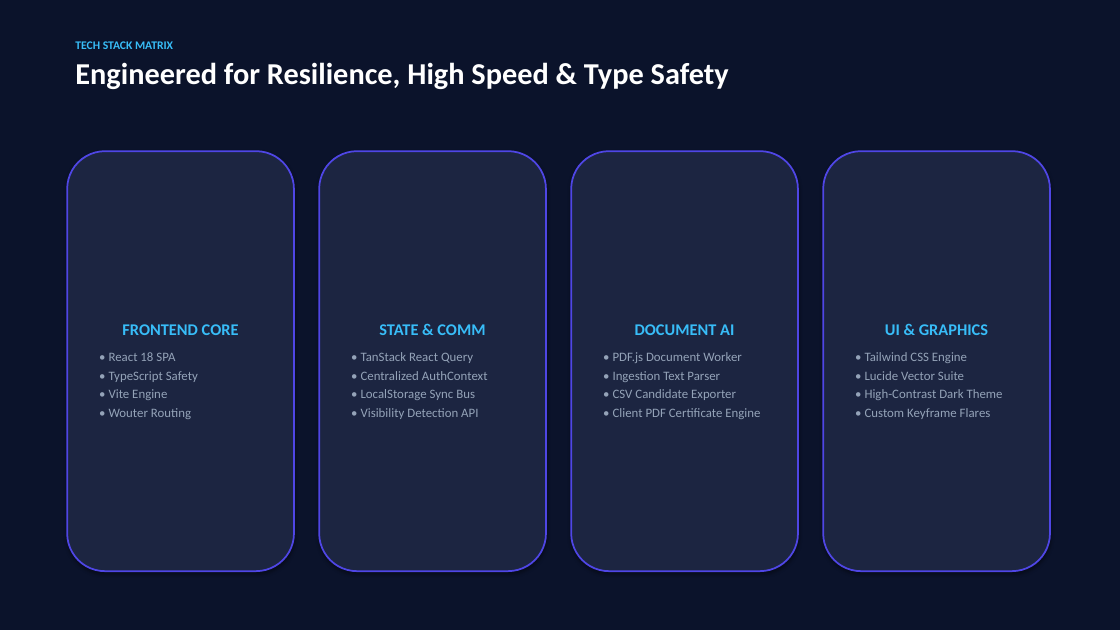
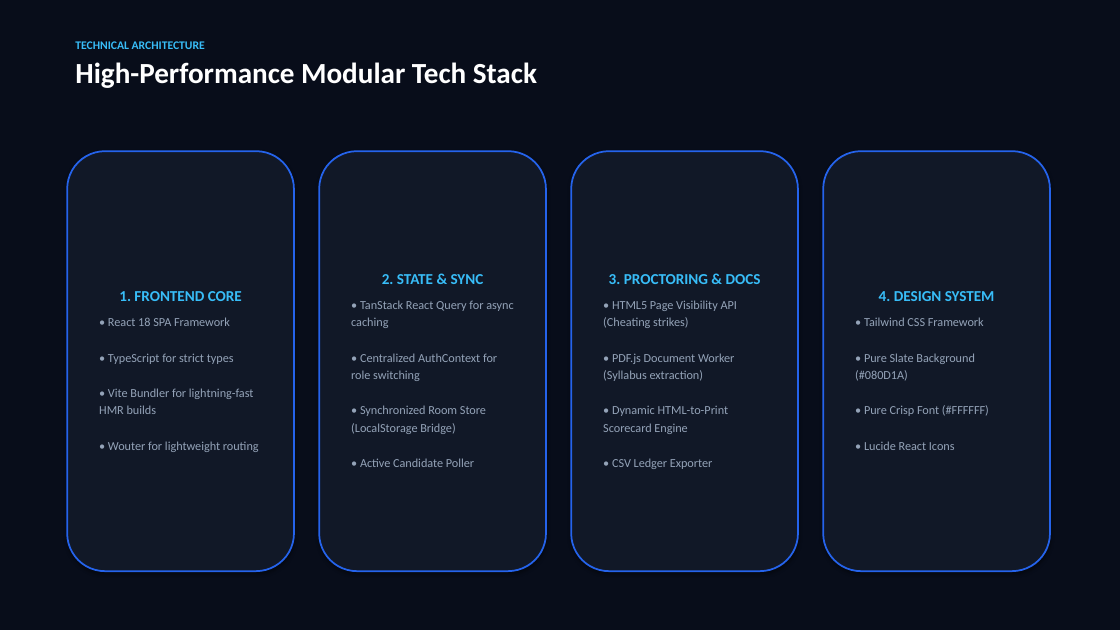
Before and after one commit to aman-vrma/The-Big-Classes, a slide deck: slide 3 of The_Big_Classes_Presentation.pptx. Drawn at 1120x630 pixels with LibreOffice and Linux fonts; fonts in the diff are those of the drawing. Boxes give left, top, right and bottom in pixels: in the first picture for what was removed or moved away, otherwise in the second. Text is boxed around its words. In the diff, an @@ line names an element or a change of style, - is before the commit and + after.

Commit message:
feat: migrate from localStorage to Firestore database

```diff
--- a/The_Big_Classes_Presentation.pptx
+++ b/The_Big_Classes_Presentation.pptx
@@ rectangle at box(0, 0, 1120, 630): fill #0B132B to #080D1A @@
@@ text at box(75, 41, 537, 88): text changed; size 26 to 25 pt @@
-TECH STACK MATRIX
-Engineered for Resilience, High Speed & Type Safety
+TECHNICAL ARCHITECTURE
+High-Performance Modular Tech Stack
@@ fill #1C2541 to #111827; outline #4F46E5 1.5 pt to #2563EB 1.5 pt in 4 elements at box(67, 151, 294, 571), box(319, 151, 546, 571), box(571, 151, 798, 571), box(823, 151, 1050, 571) @@
@@ text in rounded rectangle at box(99, 291, 259, 452): text changed; size 11 to 10.5 pt @@
-FRONTEND CORE
-• React 18 SPA
-• TypeScript Safety
-• Vite Engine
-• Wouter Routing
+1. FRONTEND CORE
+• React 18 SPA Framework
+• TypeScript for strict types
+• Vite Bundler for lightning-fast HMR builds
+• Wouter for lightweight routing
@@ text in rounded rectangle at box(351, 274, 513, 467): text changed; size 11 to 10.5 pt @@
-STATE & COMM
-• TanStack React Query
-• Centralized AuthContext
-• LocalStorage Sync Bus
-• Visibility Detection API
+2. STATE & SYNC
+• TanStack React Query for async caching
+• Centralized AuthContext for role switching
+• Synchronized Room Store (LocalStorage Bridge)
+• Active Candidate Poller
@@ text in rounded rectangle at box(603, 274, 761, 469): text changed; size 11 to 10.5 pt @@
-DOCUMENT AI
-• PDF.js Document Worker
-• Ingestion Text Parser
-• CSV Candidate Exporter
-• Client PDF Certificate Engine
+3. PROCTORING & DOCS
+• HTML5 Page Visibility API (Cheating strikes)
+• PDF.js Document Worker (Syllabus extraction)
+• Dynamic HTML-to-Print Scorecard Engine
+• CSV Ledger Exporter
@@ text in rounded rectangle at box(855, 291, 995, 450): text changed; size 11 to 10.5 pt @@
-UI & GRAPHICS
-• Tailwind CSS Engine
-• Lucide Vector Suite
-• High-Contrast Dark Theme
-• Custom Keyframe Flares
+4. DESIGN SYSTEM
+• Tailwind CSS Framework
+• Pure Slate Background (#080D1A)
+• Pure Crisp Font (#FFFFFF)
+• Lucide React Icons
```
Also in this commit, not shown: 4 other slides changed, 2 slides added, 3 slides removed, 11 other files.
